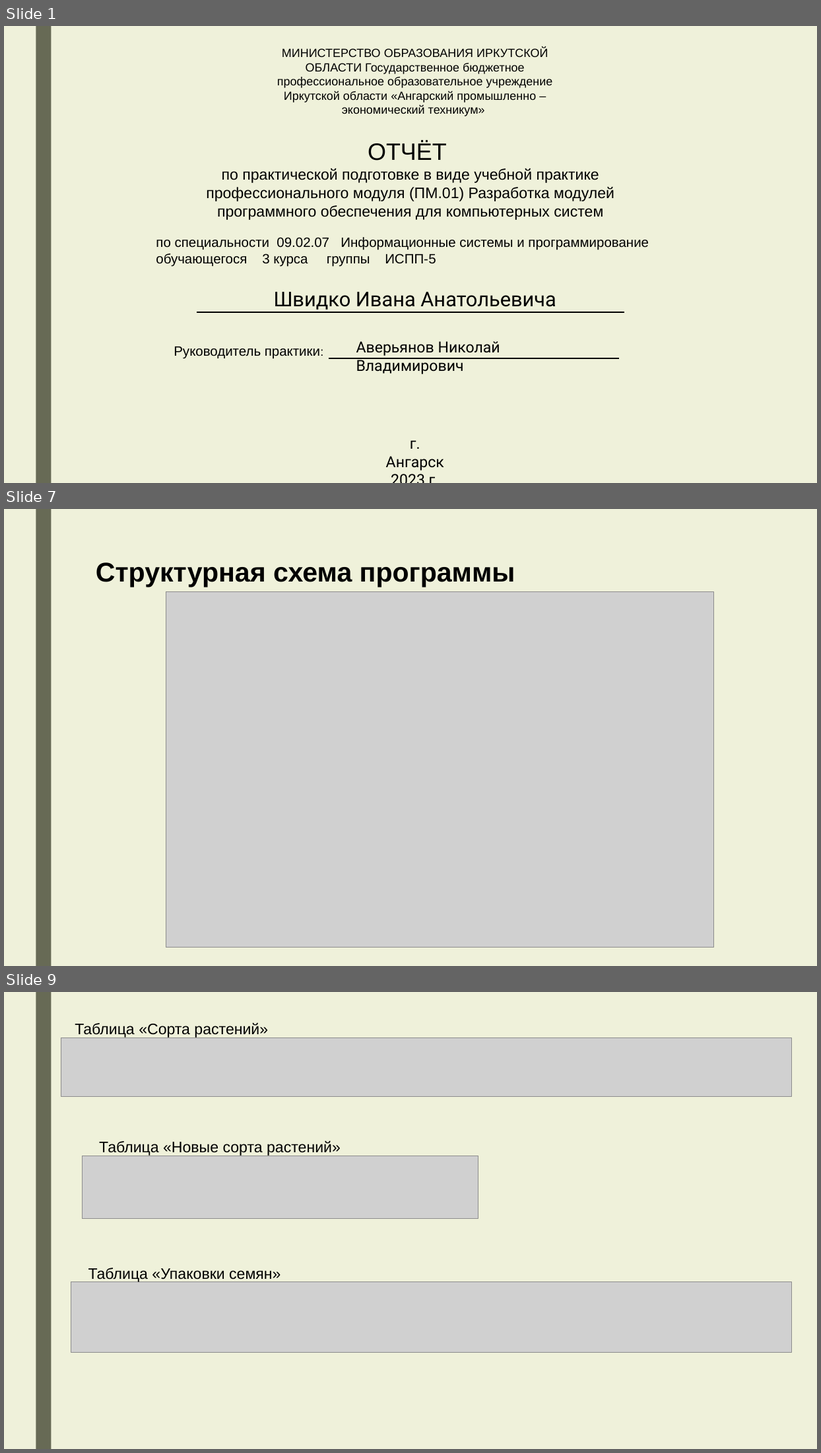
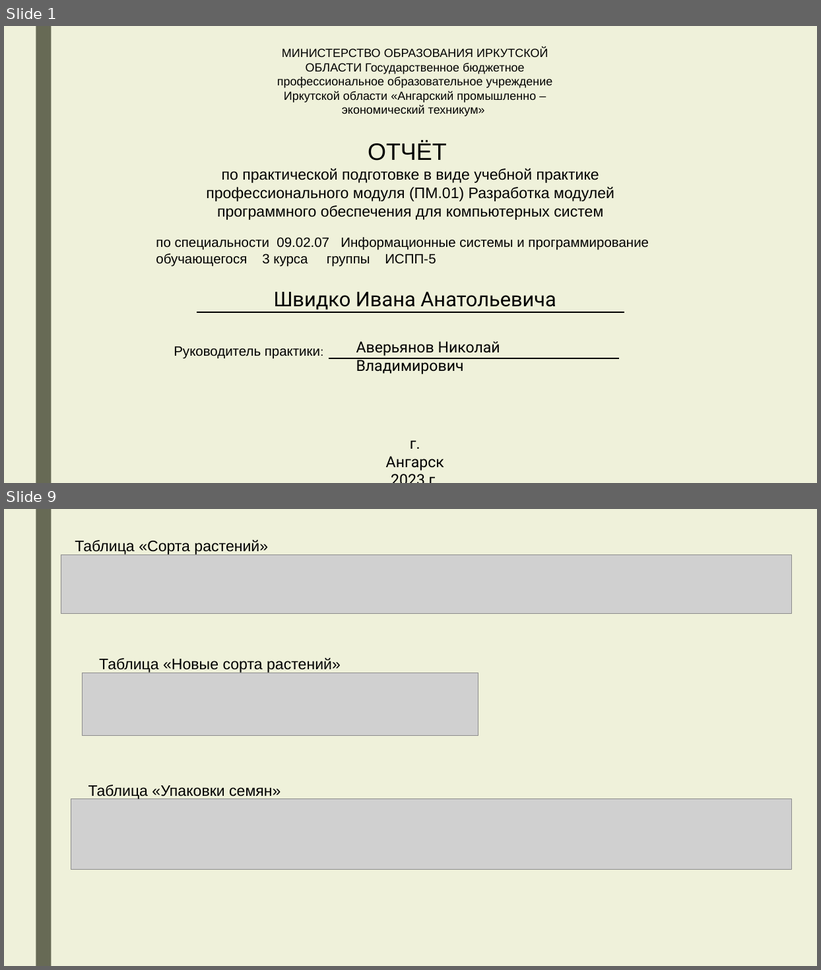
Before and after one commit to APET138/ISPP-5, a slide deck: Презентация по учебной практике.pptx. Shown one above the other, each under a label of ours: slides 1, 7 and 9 before the commit, slides 1 and 9 after it; the slides between them are not shown. The pictures are 821x1453 and 821x970 pixels, drawn with LibreOffice and Linux fonts; fonts in the diff are those of the drawing; grey boxes stand for pictures. Boxes give left, top, right and bottom in pixels: in the first picture for what was removed or moved away, otherwise in the second. Text is boxed around its words. In the diff, an @@ line names an element or a change of style, - is before the commit and + after.

```diff
--- a/Презентация по учебной практике.pptx
+++ b/Презентация по учебной практике.pptx
@@ slide 7 removed at <box>4,509,817,966</box>, background #EFF0DC; not listed: 1 template element that a slide beside it also shows @@
@@ text removed at <box>96,562,516,587</box> @@
-Структурная схема программы
@@ picture removed at <box>166,592,714,948</box> @@
```
Also in this commit, not shown: 8 slides changed, 1 slide added, 7 other files.
